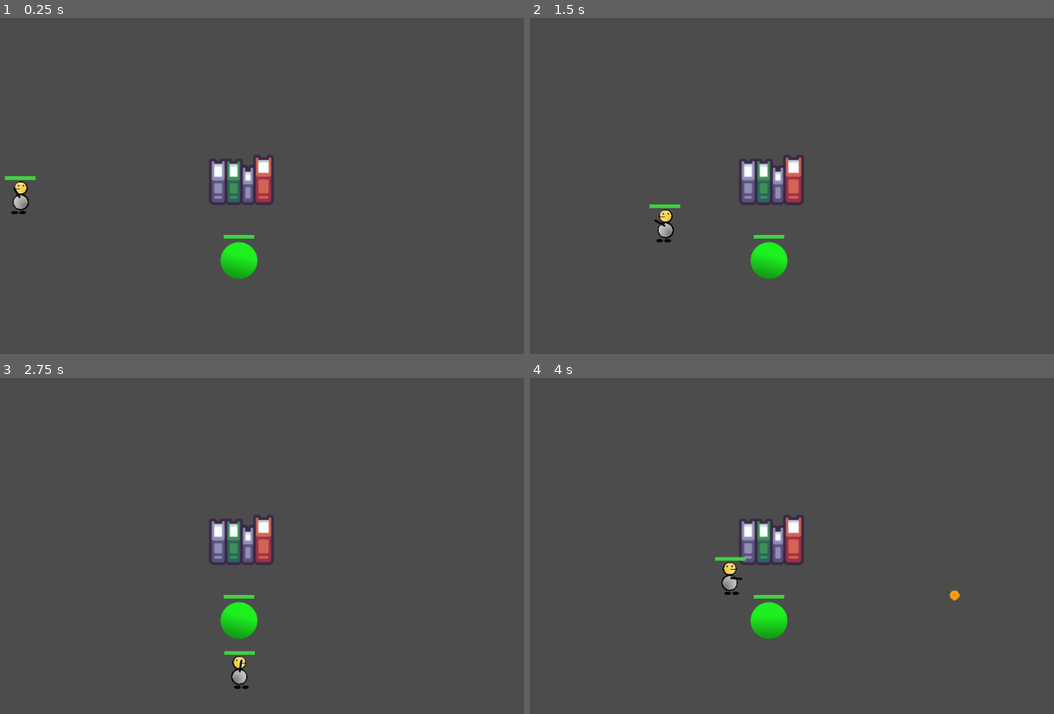
Above: before the commit, frames 1-4 (two rows, left to right).
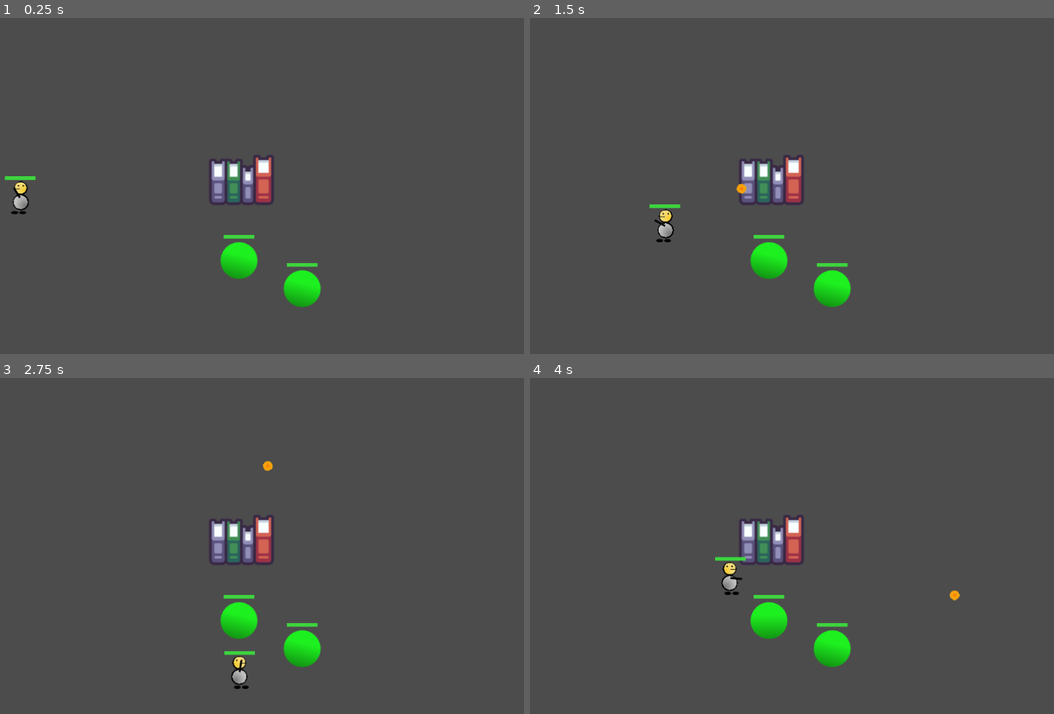
Above: after the commit, the same moments.

Repository: NPGodotEngine/Hack_And_Slash
Game: Godot game, scene res://Levels/TestLevel.tscn
Same seed, same stepped clock (60 frames per second), same inputs: the game is played once before the commit and once after it. The project has no main scene, so this scene is started directly.
Inputs (mouse positions are in pixels of both pictures, inside the frame that each line leads up to):
- Up to frame 1 (0.25 s): no input
- Up to frame 2 (1.5 s): tap Enter at 0.5 s; move the mouse to (875, 162) at 0.52 s; press the mouse at (875, 162) at 0.53 s; hold D (move_right) 0.53-1.28 s; move the mouse to (613, 196) at 1.27 s; release the mouse at (613, 196) at 1.28 s; hold S (move_down) from 1.28 s (still down); right-click (613, 196) at 1.35 s
- Up to frame 3 (2.75 s): move the mouse to (272, 458) at 2.02 s; release S (move_down) at 2.03 s; press the mouse at (272, 458) at 2.03 s; hold D (move_right) from 2.03 s (still down)
- Up to frame 4 (4 s): move the mouse to (708, 613) at 2.77 s; release D (move_right) at 2.78 s; release the mouse at (708, 613) at 2.78 s; hold W (move_up) 2.78-3.53 s; right-click (708, 613) at 2.85 s; move the mouse to (928, 593) at 3.52 s; press the mouse at (928, 593) at 3.53 s; hold A (move_left) from 3.53 s (still down)

The runs differ from the first frame. In frame 1, 0.7% of the frame differs, in the area x 54-62%, y 72-87%; in frame 2, 0.7%; in frame 3, 0.7%, in the area x 50-62%, y 24-87%; in frame 4, 0.7%.

Commit message:
Feature: penetration chance

Diff:
--- a/Levels/TestLevel.tscn
+++ b/Levels/TestLevel.tscn
@@ -30,3 +30,8 @@
 position = Vector2( 559, 447 )
 collision_mask = 3
 _base_health = 10000
+
+[node name="Dummy2" parent="." instance=ExtResource( 3 )]
+position = Vector2( 662, 493 )
+collision_mask = 3
+_base_health = 10000
--- a/Skills/Projectile/FireBulletSkill/FireBulletSkill.gd
+++ b/Skills/Projectile/FireBulletSkill/FireBulletSkill.gd
@@ -20,6 +20,7 @@
         bullet.hit_damage = self.get_hit_damage()
         bullet.speed = self.projectile_speed
         bullet.life_span = self.projectile_life_span
+        bullet.penetration_chance = self.projectile_penetration
 
     start_cool_down()
 
--- a/Skills/Projectile/FireBulletSkill/FireBulletSkill.tscn
+++ b/Skills/Projectile/FireBulletSkill/FireBulletSkill.tscn
@@ -10,6 +10,7 @@
 damage_multiplier = 1.5
 projectile_scene = ExtResource( 2 )
 projectile_speed = 600.0
+projectile_penetration = 0.7
 projectile_life_span = 1.5
 max_projectile_size = 3
 
--- a/Skills/Projectile/Projectile.gd
+++ b/Skills/Projectile/Projectile.gd
@@ -18,6 +18,9 @@
 # Hit damage
 var hit_damage: HitDamage = null
 
+# Penetration chance
+var penetration_chance: float = 0.0
+
 ## Getter Setter ##
 func set_life_span(value:float) -> void:
     if not is_inside_tree() or not _life_span_timer:
@@ -26,6 +29,9 @@
     _life_span_timer.start(life_span)
 ## Getter Setter ##
 
+
+
+## Override ##
 func _ready() -> void:
     # warning-ignore:RETURN_VALUE_DISCARDED
 
@@ -42,11 +48,42 @@
         _life_span_timer.disconnect("timeout", self, "queue_free")
 
 func _physics_process(delta: float) -> void:
+    _move_projectile(delta)
+## Override ##
+
+
+## Singal callback ##
+func _on_body_entered(body:Node) -> void:
+    _on_projectile_hit_body(body)
+## Singal callback ##
+
+
+# Move projectile
+##
+# Move projectile straight line direction
+# or subclass override to behave differently
+func _move_projectile(delta:float) -> void:
     var velocity := direction.normalized() * speed * delta
     global_rotation = direction.angle()
     global_position += velocity
 
-func _on_body_entered(body:Node) -> void:
+# Can this projectile penetrate the target
+func _is_penetrated() -> bool:
+    if is_equal_approx(penetration_chance, 0.0): return false
+
+    # RNG
+    randomize()
+    var rolled_chance = rand_range(0.0001, 1.0)
+    if (rolled_chance < penetration_chance or
+        is_equal_approx(rolled_chance, penetration_chance)):
+        return true
+    return false
+
+# Call when this projectile hit a physics body
+func _on_projectile_hit_body(body:Node) -> void:
     if body.has_method("take_damage"):
         body.take_damage(hit_damage)
-    queue_free()
+
+    # free projectile if not penetrated
+    if not _is_penetrated():
+        queue_free()
